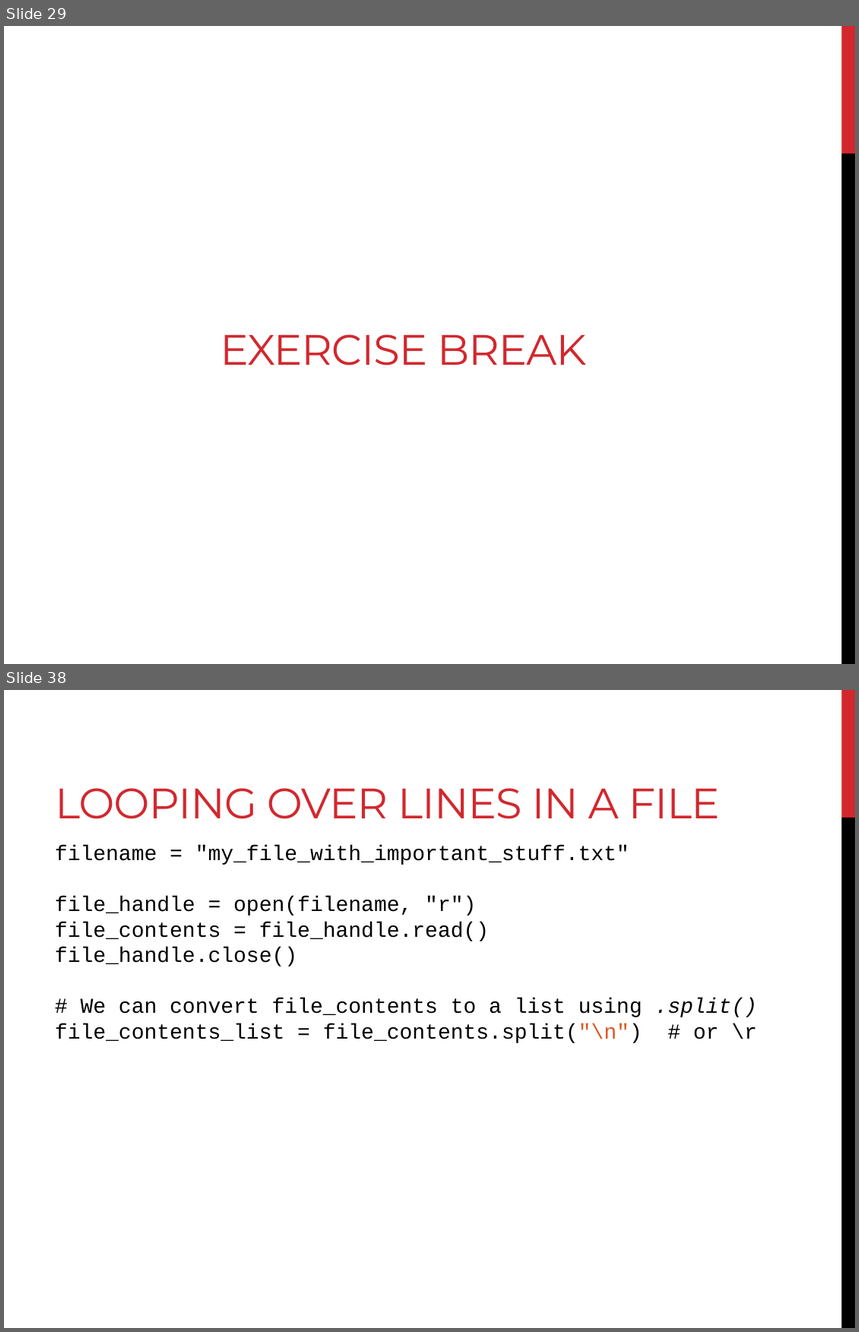
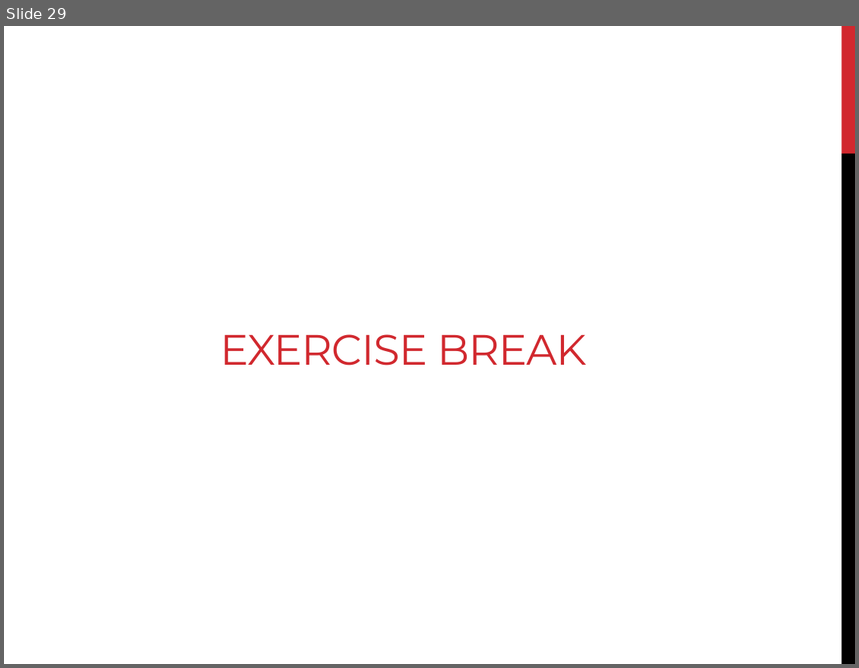
Before and after one commit to BjornFJohansson/ccbb_bigdata2015_python, a slide deck: slides/slides_day3.pptx. Shown one above the other, each under a label of ours: slides 29 and 38 before the commit, slide 29 after it; the slides between them are not shown. The pictures are 859x1332 and 859x668 pixels, drawn with LibreOffice and Linux fonts; fonts in the diff are those of the drawing. Boxes give left, top, right and bottom in pixels: in the first picture for what was removed or moved away, otherwise in the second. Text is boxed around its words. In the diff, an @@ line names an element or a change of style, - is before the commit and + after.

```diff
--- a/slides/slides_day3.pptx
+++ b/slides/slides_day3.pptx
@@ slide 38 removed at box(4, 690, 855, 1328), background #FFFFFF; not listed: 2 template elements that a slide beside it also shows @@
@@ title removed at box(55, 788, 720, 819) @@
-LOOPING OVER LINES IN A FILE
@@ text removed at box(55, 845, 758, 1043) @@
-filename = "my_file_with_important_stuff.txt"
-file_handle = open(filename, "r")
-file_contents = file_handle.read()
-file_handle.close()
-# We can convert file_contents to a list using .split()
-file_contents_list = file_contents.split("\n") # or \r
```
Also in this commit, not shown: 19 other slides removed.
